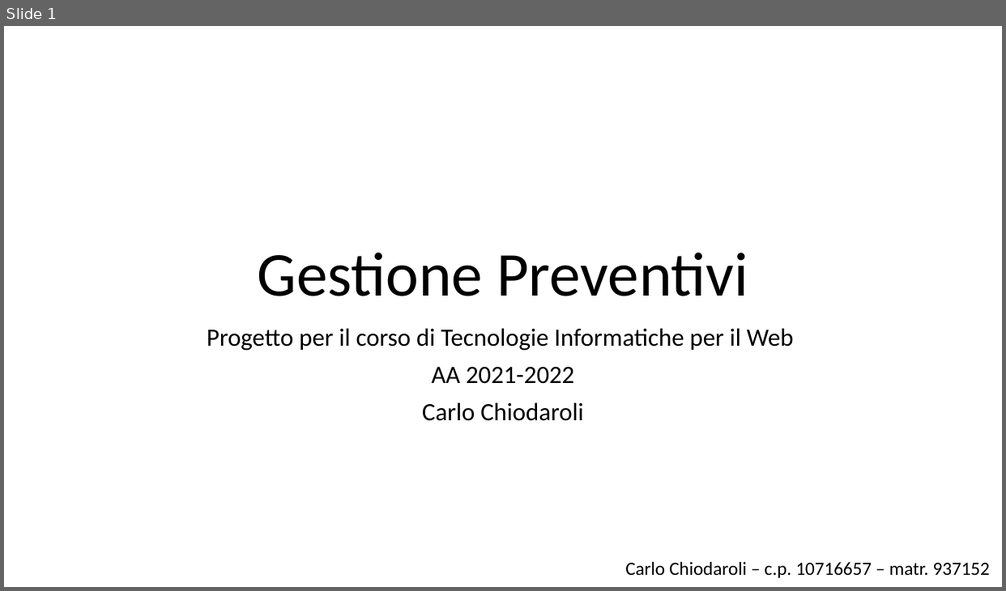
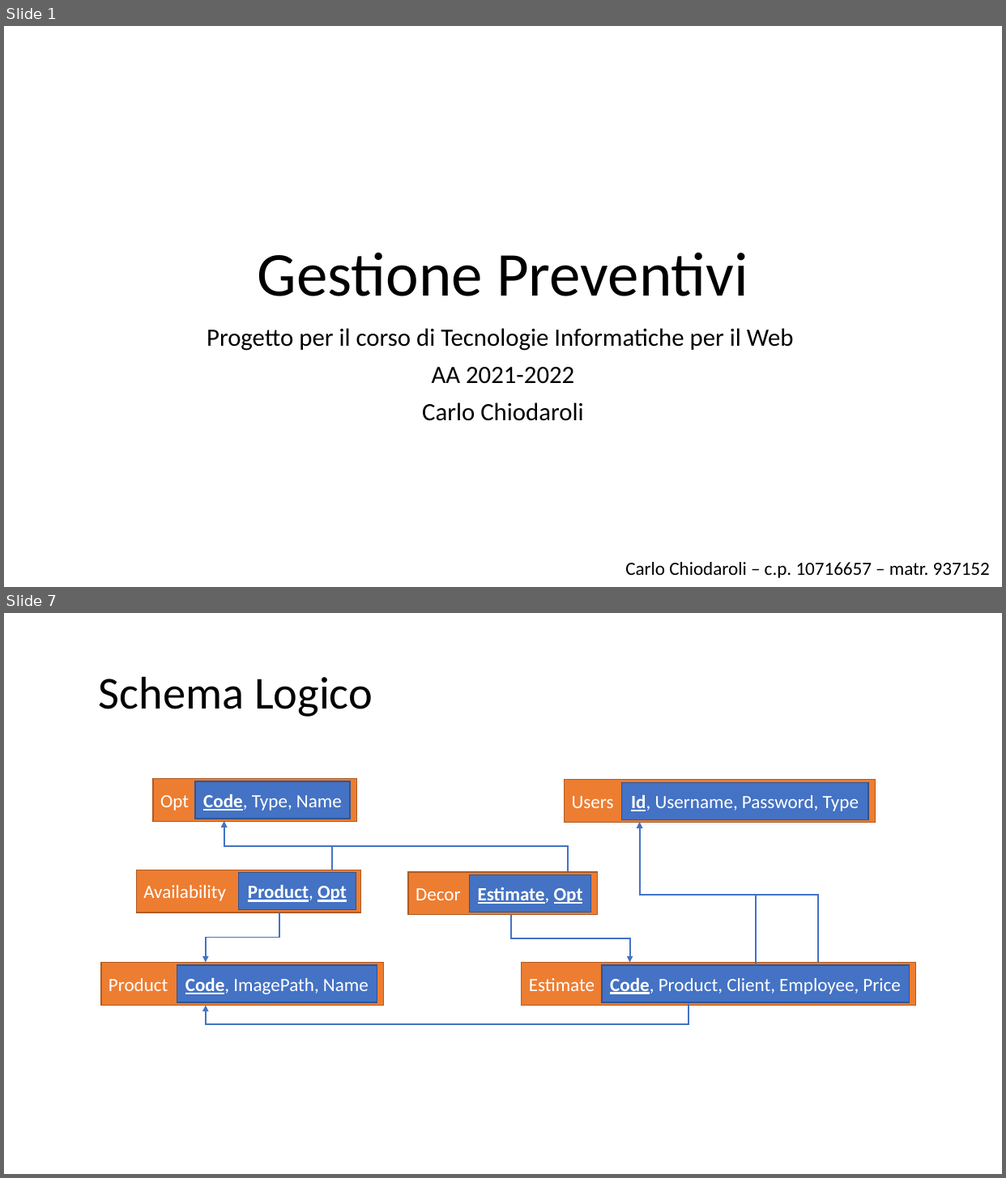
Before and after one commit to CarloChiodaroli/TIW-2022-HTML, a slide deck: data/Gestione Preventivi.pptx. Shown one above the other, each under a label of ours: slide 1 before the commit, slides 1 and 7 after it; the slides between them are not shown. The pictures are 1006x591 and 1006x1178 pixels, drawn with LibreOffice and Linux fonts; fonts in the diff are those of the drawing. Boxes give left, top, right and bottom in pixels: in the first picture for what was removed or moved away, otherwise in the second. Text is boxed around its words. In the diff, an @@ line names an element or a change of style, - is before the commit and + after.

```diff
--- a/data/Gestione Preventivi.pptx
+++ b/data/Gestione Preventivi.pptx
@@ slide 7 added at (x1=4, y1=613, x2=1002, y2=1174), background #FFFFFF @@
@@ title added at (x1=99, y1=676, x2=373, y2=717), 44 pt, text #000000 @@
+Schema Logico
@@ rectangle added at (x1=153, y1=778, x2=356, y2=821), fill #ED7D31, outline #AF5C24 1 pt, 18 pt, text #FFFFFF @@
+Opt
@@ rectangle added at (x1=195, y1=781, x2=350, y2=819), fill #4472C4, outline #325491 1 pt, 18 pt, text #FFFFFF @@
+Code, Type, Name
@@ rectangle added at (x1=564, y1=780, x2=876, y2=823), fill #ED7D31, outline #AF5C24 1 pt, 18 pt, text #FFFFFF @@
+Users
@@ rectangle added at (x1=621, y1=783, x2=868, y2=820), fill #4472C4, outline #325491 1 pt, 18 pt, text #FFFFFF @@
+Id, Username, Password, Type
@@ elbow arrow added from (568, 872) to (224, 821), #4472C4 1.5 pt @@
@@ elbow arrow added from (332, 871) to (224, 821), #4472C4 1.5 pt @@
@@ elbow arrow added from (756, 965) to (640, 823), #4472C4 1.5 pt @@
@@ elbow arrow added from (818, 963) to (640, 823), #4472C4 1.5 pt @@
@@ rectangle added at (x1=137, y1=870, x2=361, y2=913), fill #ED7D31, outline #AF5C24 1 pt, 18 pt, text #FFFFFF @@
+Availability
@@ rectangle added at (x1=238, y1=873, x2=356, y2=910), fill #4472C4, outline #325491 1 pt, 18 pt, text #FFFFFF, bold, underline @@
+Product, Opt
@@ rectangle added at (x1=408, y1=872, x2=598, y2=914), fill #ED7D31, outline #AF5C24 1 pt, 18 pt, text #FFFFFF @@
+Decor
@@ rectangle added at (x1=470, y1=875, x2=591, y2=913), fill #4472C4, outline #325491 1 pt, 18 pt, text #FFFFFF, bold, underline @@
+Estimate, Opt
@@ elbow arrow added from (279, 913) to (206, 963), #4472C4 1.5 pt @@
@@ elbow arrow added from (512, 915) to (630, 963), #4472C4 1.5 pt @@
@@ rectangle added at (x1=101, y1=963, x2=384, y2=1005), fill #ED7D31, outline #AF5C24 1 pt, 18 pt, text #FFFFFF @@
+Product
@@ rectangle added at (x1=177, y1=965, x2=377, y2=1003), fill #4472C4, outline #325491 1 pt, 18 pt, text #FFFFFF @@
+Code, ImagePath, Name
@@ rectangle added at (x1=522, y1=963, x2=916, y2=1005), fill #ED7D31, outline #AF5C24 1 pt, 18 pt, text #FFFFFF @@
+Estimate
@@ rectangle added at (x1=602, y1=965, x2=910, y2=1003), fill #4472C4, outline #325491 1 pt, 18 pt, text #FFFFFF @@
+Code, Product, Client, Employee, Price
@@ elbow arrow added from (688, 1004) to (206, 1005), #4472C4 1.5 pt @@
```
Also in this commit, not shown: 2 slides changed, 19 other slides added, 1 other file.
